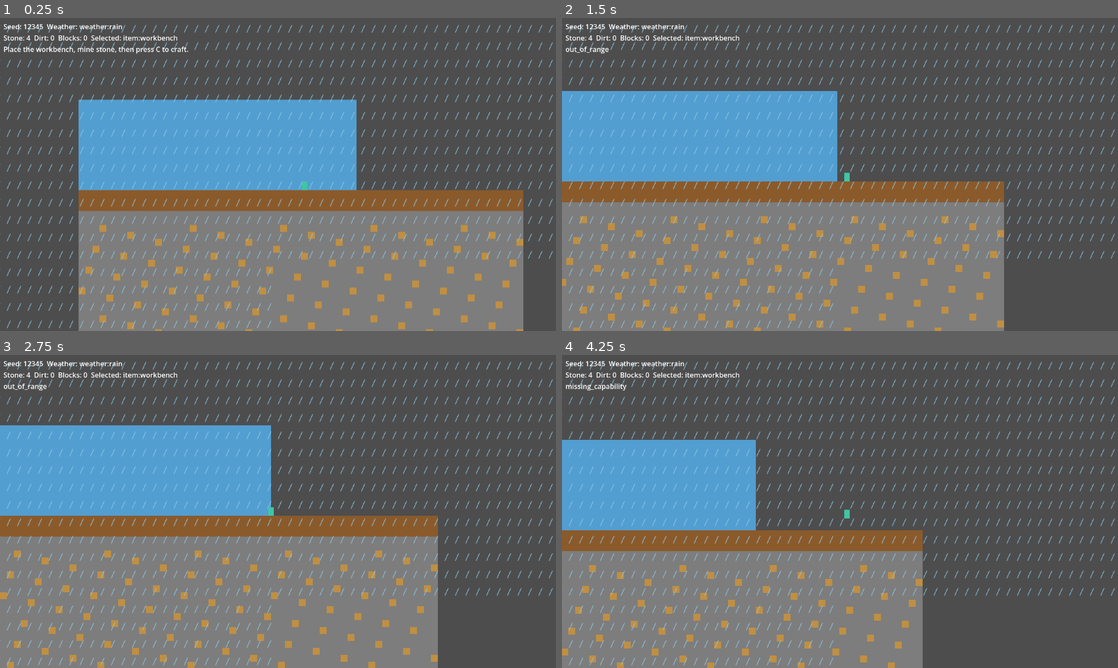
Above: before the commit, frames 1-4 (two rows, left to right).
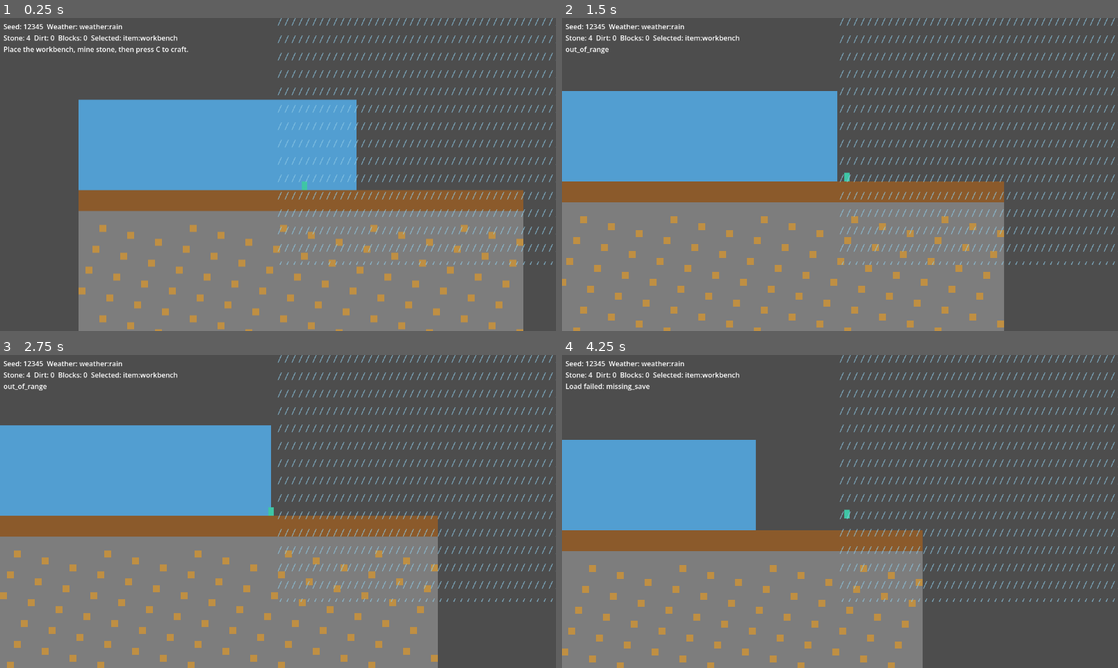
Above: after the commit, the same moments.

Repository: MariuszBielecki288728/godot-2d-sandbox-starter
Game: Godot game, scene res://scenes/main.tscn
Two runs of this game, one before a commit and one after it. Both use one fixed random seed, a clock stepped at 60 frames per second and the inputs below.
Inputs (mouse positions are in pixels of both pictures, inside the frame that each line leads up to):
- Up to frame 1 (0.25 s): no input
- Up to frame 2 (1.5 s): tap Enter at 0.5 s; move the mouse to (962, 158) at 0.52 s; hold C (craft) 0.53-1.28 s; hold D (move_right) from 0.53 s (still down); click (962, 158) at 0.67 s; tap Space (jump) at 0.77 s; move the mouse to (728, 190) at 1.27 s; click (728, 190) at 1.35 s
- Up to frame 3 (2.75 s): tap Space (jump) at 1.52 s; move the mouse to (333, 442) at 2.02 s; release D (move_right) at 2.03 s; hold A (move_left) from 2.03 s (still down); hold Right mouse button (place) from 2.03 s (still down)
- Up to frame 4 (4.25 s): move the mouse to (812, 574) at 2.77 s; release A (move_left) at 2.78 s; release Right mouse button (place) at 2.78 s; hold D (move_right) from 2.78 s (still down); tap Q (select_next) at 2.85 s; click (812, 574) at 2.92 s; tap Space (jump) at 3.02, 3.77 s; move the mouse to (1006, 558) at 3.52 s; hold C (craft) from 3.53 s (still down); tap L (load_world, bound only after the commit) at 4.15 s

The runs differ from the first frame. In frame 1, 7.3% of the frame differs, in the area x 0-100%, y 0-100%; in frame 2, 7.5%; in frame 3, 7.5%; in frame 4, 7.8%.

Commit message:
Fix manual QA save and rain updates

Diff:
--- a/project.godot
+++ b/project.godot
@@ -60,11 +60,11 @@
 }
 save_world={
 "deadzone": 0.5,
-"events": [Object(InputEventKey,"physical_keycode":4194323)]
+"events": [Object(InputEventKey,"physical_keycode":75)]
 }
 load_world={
 "deadzone": 0.5,
-"events": [Object(InputEventKey,"physical_keycode":4194326)]
+"events": [Object(InputEventKey,"physical_keycode":76)]
 }
 
 [rendering]
--- a/src/presentation/main/sandbox_main.gd
+++ b/src/presentation/main/sandbox_main.gd
@@ -43,17 +43,28 @@
 			_authority.craft_at(_player.tile_coordinate(), CraftingService.stone_block_recipe())
 		)
 	elif event.is_action_pressed(&"save_world"):
-		var message := "Saved." if SaveStore.save_to_path(SAVE_PATH, _authority) else "Save failed."
-		_hud.show_state(_authority, _selected_item, message)
+		save_world()
 	elif event.is_action_pressed(&"load_world"):
-		var loaded := SaveStore.load_from_path(SAVE_PATH)
-		if bool(loaded.get("ok", false)):
-			_authority = loaded["authority"]
-			_apply_authority("Loaded.")
-		else:
-			_hud.show_state(
-				_authority, _selected_item, "Load failed: %s" % loaded.get("error", "unknown")
-			)
+		load_world()
+
+
+func save_world(path: String = SAVE_PATH) -> bool:
+	var succeeded := SaveStore.save_to_path(path, _authority)
+	var message := "Saved." if succeeded else "Save failed."
+	_hud.show_state(_authority, _selected_item, message)
+	if succeeded:
+		print("Saved sandbox to: %s" % ProjectSettings.globalize_path(path))
+	return succeeded
+
+
+func load_world(path: String = SAVE_PATH) -> bool:
+	var loaded := SaveStore.load_from_path(path)
+	if bool(loaded.get("ok", false)):
+		_authority = loaded["authority"]
+		_apply_authority("Loaded.")
+		return true
+	_hud.show_state(_authority, _selected_item, "Load failed: %s" % loaded.get("error", "unknown"))
+	return false
 
 
 func _mouse_tile() -> Vector2i:
--- a/src/presentation/weather_view.gd
+++ b/src/presentation/weather_view.gd
@@ -2,19 +2,25 @@
 extends Node2D
 
 const COORDINATES := preload("res://src/domain/world/world_coordinates.gd")
+const RAIN_STREAK_SPACING: float = 40.0
+const RAIN_STREAK_VECTOR: Vector2 = Vector2(-8, 18)
 
 var weather: WeatherState
 var world: WorldState
+var redraw_revision: int = 0
 
 
 func set_world(next_world: WorldState) -> void:
+	if world != null and world.tile_changed.is_connected(_on_world_tile_changed):
+		world.tile_changed.disconnect(_on_world_tile_changed)
 	world = next_world
-	queue_redraw()
+	world.tile_changed.connect(_on_world_tile_changed)
+	_request_redraw()
 
 
 func set_weather(next_weather: WeatherState) -> void:
 	weather = next_weather
-	queue_redraw()
+	_request_redraw()
 
 
 func _draw() -> void:
@@ -22,16 +28,45 @@
 		return
 	var viewport_size := get_viewport_rect().size
 	var canvas_transform := get_viewport().get_canvas_transform()
+	for segment: Dictionary in rain_segments_for_viewport(viewport_size, canvas_transform):
+		var start: Vector2 = segment["start"]
+		var end: Vector2 = segment["end"]
+		draw_line(canvas_transform * start, canvas_transform * end, Color("8ecae6aa"), 2.0)
+
+
+func rain_segments_for_viewport(
+	viewport_size: Vector2, canvas_transform: Transform2D
+) -> Array[Dictionary]:
+	var segments: Array[Dictionary] = []
+	if weather == null or weather.kind != WeatherState.RAIN or world == null:
+		return segments
 	var screen_to_world := canvas_transform.affine_inverse()
-	for x: int in range(0, int(viewport_size.x) + 24, 24):
-		var top_world: Vector2 = screen_to_world * Vector2(x, -24)
-		var bottom_world: Vector2 = screen_to_world * Vector2(x, viewport_size.y + 24)
-		var rain_end: float = rain_end_world_y(
-			COORDINATES.world_to_tile(top_world).x, top_world.y, bottom_world.y
-		)
-		var end_screen_y: float = (canvas_transform * Vector2(top_world.x, rain_end)).y
-		for y: int in range(-24, mini(int(viewport_size.y) + 24, int(end_screen_y)), 40):
-			draw_line(Vector2(x, y), Vector2(x - 8, y + 18), Color("8ecae6aa"), 2.0)
+	var left_world := screen_to_world * Vector2.ZERO
+	var right_world := screen_to_world * Vector2(viewport_size.x, 0)
+	var first_column := maxi(COORDINATES.world_to_tile(left_world).x, 0)
+	var last_column := mini(COORDINATES.world_to_tile(right_world).x, world.config.width - 1)
+	for column: int in range(first_column, last_column + 1):
+		var column_center := COORDINATES.tile_to_world_center(Vector2i(column, 0))
+		var screen_x: float = (canvas_transform * Vector2(column_center.x, 0)).x
+		var top_world := screen_to_world * Vector2(screen_x, 0)
+		var bottom_world := screen_to_world * Vector2(screen_x, viewport_size.y)
+		var rain_end := rain_end_world_y(column, top_world.y, bottom_world.y)
+		var streak_y: float = floorf(top_world.y / RAIN_STREAK_SPACING) * RAIN_STREAK_SPACING
+		while streak_y < bottom_world.y:
+			if streak_y >= rain_end:
+				break
+			var start := Vector2(column_center.x, streak_y)
+			var full_end := start + RAIN_STREAK_VECTOR
+			var end := full_end
+			if full_end.y > rain_end:
+				var visible_fraction := clampf(
+					(rain_end - start.y) / RAIN_STREAK_VECTOR.y, 0.0, 1.0
+				)
+				end = start.lerp(full_end, visible_fraction)
+			if end.y > start.y:
+				segments.append({"column": column, "start": start, "end": end})
+			streak_y += RAIN_STREAK_SPACING
+	return segments
 
 
 func rain_end_world_y(column: int, top_world_y: float, bottom_world_y: float) -> float:
@@ -46,3 +81,12 @@
 	if obstruction_y < 0:
 		return bottom_world_y
 	return minf(bottom_world_y, float(obstruction_y * WorldConfig.TILE_SIZE_PIXELS))
+
+
+func _on_world_tile_changed(_position: Vector2i, _tile_id: StringName) -> void:
+	_request_redraw()
+
+
+func _request_redraw() -> void:
+	redraw_revision += 1
+	queue_redraw()
--- a/tests/integration/test_sandbox_scene.gd
+++ b/tests/integration/test_sandbox_scene.gd
@@ -1,6 +1,11 @@
 extends GutTest
 
 const MAIN_SCENE: PackedScene = preload("res://scenes/main.tscn")
+
+
+func test_save_load_actions_use_editor_safe_ordinary_keys() -> void:
+	assert_eq(_physical_keycodes(&"save_world"), [KEY_K])
+	assert_eq(_physical_keycodes(&"load_world"), [KEY_L])
 
 
 func test_main_scene_instantiates_a_domain_backed_world() -> void:
@@ -11,6 +16,53 @@
 	assert_not_null(scene_instance.get_authority())
 	assert_true(scene_instance.get_authority().world.config.is_valid())
 	assert_eq(scene_instance.get_authority().weather.kind, WeatherState.RAIN)
+
+
+func test_save_load_rebinds_playable_state_and_reports_hud_feedback() -> void:
+	var path := "user://sandbox-scene-integration.json"
+	_remove_test_save(path)
+	var scene_instance: SandboxMain = MAIN_SCENE.instantiate()
+	add_child_autofree(scene_instance)
+	await get_tree().process_frame
+	var saved_tile := Vector2i(0, 0)
+	var original_world := scene_instance.get_authority().world
+	scene_instance.get_authority().world.set_tile(saved_tile, TileCatalog.DIRT)
+
+	assert_true(scene_instance.save_world(path))
+	assert_string_contains(_hud(scene_instance).text, "Saved.")
+	scene_instance.get_authority().world.set_tile(saved_tile, TileCatalog.AIR)
+	assert_true(scene_instance.load_world(path))
+	assert_eq(scene_instance.get_authority().world.get_tile(saved_tile), TileCatalog.DIRT)
+	assert_true(_world_view(scene_instance).has_projected_tile(saved_tile))
+	assert_eq(_weather_view(scene_instance).world, scene_instance.get_authority().world)
+	assert_string_contains(_hud(scene_instance).text, "Loaded.")
+	var rebound_revision := _weather_view(scene_instance).redraw_revision
+	original_world.set_tile(Vector2i(1, 1), TileCatalog.DIRT)
+	assert_eq(_weather_view(scene_instance).redraw_revision, rebound_revision)
+	scene_instance.get_authority().world.set_tile(Vector2i(1, 1), TileCatalog.DIRT)
+	assert_gt(_weather_view(scene_instance).redraw_revision, rebound_revision)
+	_remove_test_save(path)
+
+
+func test_rejected_load_keeps_the_live_authority_and_world_unchanged() -> void:
+	var path := "user://sandbox-invalid-scene-integration.json"
+	_remove_test_save(path)
+	var file := FileAccess.open(path, FileAccess.WRITE)
+	file.store_string(
+		'{"version":1,"world":{},"inventory":{},"weather":{"kind":"weather:not_real"}}'
+	)
+	var scene_instance: SandboxMain = MAIN_SCENE.instantiate()
+	add_child_autofree(scene_instance)
+	await get_tree().process_frame
+	var authority := scene_instance.get_authority()
+	var remembered_tile := Vector2i(0, 0)
+	authority.world.set_tile(remembered_tile, TileCatalog.DIRT)
+
+	assert_false(scene_instance.load_world(path))
+	assert_eq(scene_instance.get_authority(), authority)
+	assert_eq(authority.world.get_tile(remembered_tile), TileCatalog.DIRT)
+	assert_string_contains(_hud(scene_instance).text, "Load failed: invalid_save")
+	_remove_test_save(path)
 
 
 func test_player_spawns_at_the_canonical_tile_center_and_settles_in_spawn_tile() -> void:
@@ -37,3 +89,28 @@
 		player.global_position.y + SandboxPlayer.BODY_HALF_HEIGHT,
 		float(floor_y * WorldConfig.TILE_SIZE_PIXELS) + 0.1
 	)
+
+
+func _physical_keycodes(action: StringName) -> Array[Key]:
+	var keycodes: Array[Key] = []
+	for input_event: InputEvent in InputMap.action_get_events(action):
+		if input_event is InputEventKey:
+			var key_event: InputEventKey = input_event
+			keycodes.append(key_event.physical_keycode)
+	return keycodes
+
+
+func _hud(scene_instance: SandboxMain) -> SandboxHud:
+	return scene_instance.get_node("CanvasLayer/Hud")
+
+
+func _world_view(scene_instance: SandboxMain) -> WorldView:
+	return scene_instance.get_node("WorldView")
+
+
+func _weather_view(scene_instance: SandboxMain) -> WeatherView:
+	return scene_instance.get_node("CanvasLayer/WeatherView")
+
+
+func _remove_test_save(path: String) -> void:
+	DirAccess.remove_absolute(ProjectSettings.globalize_path(path))
--- a/tests/integration/test_weather_exposure.gd
+++ b/tests/integration/test_weather_exposure.gd
@@ -12,3 +12,69 @@
 	world.set_tile(Vector2i(2, 2), TileCatalog.DIRT)
 	assert_eq(weather_view.rain_end_world_y(2, 0.0, 128.0), 32.0)
 	assert_eq(weather_view.rain_end_world_y(2, 48.0, 128.0), 48.0)
+
+
+func test_weather_reacts_to_roof_mutation_without_rebinding_the_world() -> void:
+	var world := WorldState.new(WorldConfig.new(8, 8))
+	var weather_view := _weather_view(world)
+	var initial_revision := weather_view.redraw_revision
+
+	assert_eq(weather_view.rain_end_world_y(2, 0.0, 128.0), 128.0)
+	world.set_tile(Vector2i(2, 2), TileCatalog.DIRT)
+	assert_gt(weather_view.redraw_revision, initial_revision)
+	assert_eq(weather_view.rain_end_world_y(2, 0.0, 128.0), 32.0)
+	var roof_revision := weather_view.redraw_revision
+	world.set_tile(Vector2i(2, 2), TileCatalog.AIR)
+	assert_gt(weather_view.redraw_revision, roof_revision)
+	assert_eq(weather_view.rain_end_world_y(2, 0.0, 128.0), 128.0)
+
+
+func test_weather_rebind_ignores_old_world_mutations() -> void:
+	var old_world := WorldState.new(WorldConfig.new(8, 8))
+	var new_world := WorldState.new(WorldConfig.new(8, 8))
+	var weather_view := _weather_view(old_world)
+	weather_view.set_world(new_world)
+	var rebound_revision := weather_view.redraw_revision
+
+	old_world.set_tile(Vector2i(2, 2), TileCatalog.DIRT)
+	assert_eq(weather_view.redraw_revision, rebound_revision)
+	new_world.set_tile(Vector2i(2, 2), TileCatalog.DIRT)
+	assert_gt(weather_view.redraw_revision, rebound_revision)
+
+
+func test_rain_segments_clip_at_roof_top() -> void:
+	var world := WorldState.new(WorldConfig.new(8, 8))
+	world.set_tile(Vector2i(2, 2), TileCatalog.DIRT)
+	var weather_view := _weather_view(world)
+
+	for segment: Dictionary in weather_view.rain_segments_for_viewport(
+		Vector2(128, 128), Transform2D.IDENTITY
+	):
+		if segment["column"] == 2:
+			var end: Vector2 = segment["end"]
+			assert_lte(end.y, 32.0)
+
+
+func test_rain_samples_the_matching_world_column_when_camera_is_offset() -> void:
+	var world := WorldState.new(WorldConfig.new(8, 8))
+	world.set_tile(Vector2i(4, 2), TileCatalog.DIRT)
+	var weather_view := _weather_view(world)
+	var camera_offset := Transform2D(0.0, Vector2(-64, 0))
+	var found_roof_column := false
+
+	for segment: Dictionary in weather_view.rain_segments_for_viewport(
+		Vector2(64, 128), camera_offset
+	):
+		if segment["column"] == 4:
+			found_roof_column = true
+			var end: Vector2 = segment["end"]
+			assert_lte(end.y, 32.0)
+	assert_true(found_roof_column)
+
+
+func _weather_view(world: WorldState) -> WeatherView:
+	var weather_view := WeatherView.new()
+	add_child_autofree(weather_view)
+	weather_view.set_world(world)
+	weather_view.set_weather(WeatherState.new(WeatherState.RAIN))
+	return weather_view
Not shown, changed: AGENTS.md
Not shown, changed: README.md
Not shown, changed: docs/architecture.md
